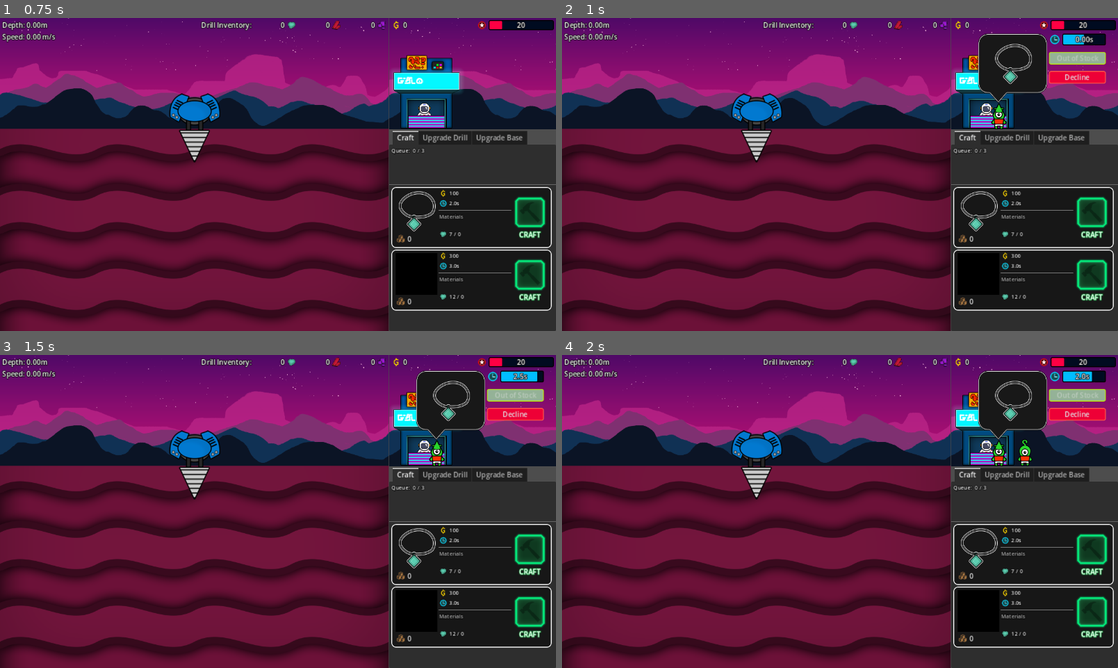
Above: before the commit, frames 1-4 (two rows, left to right).
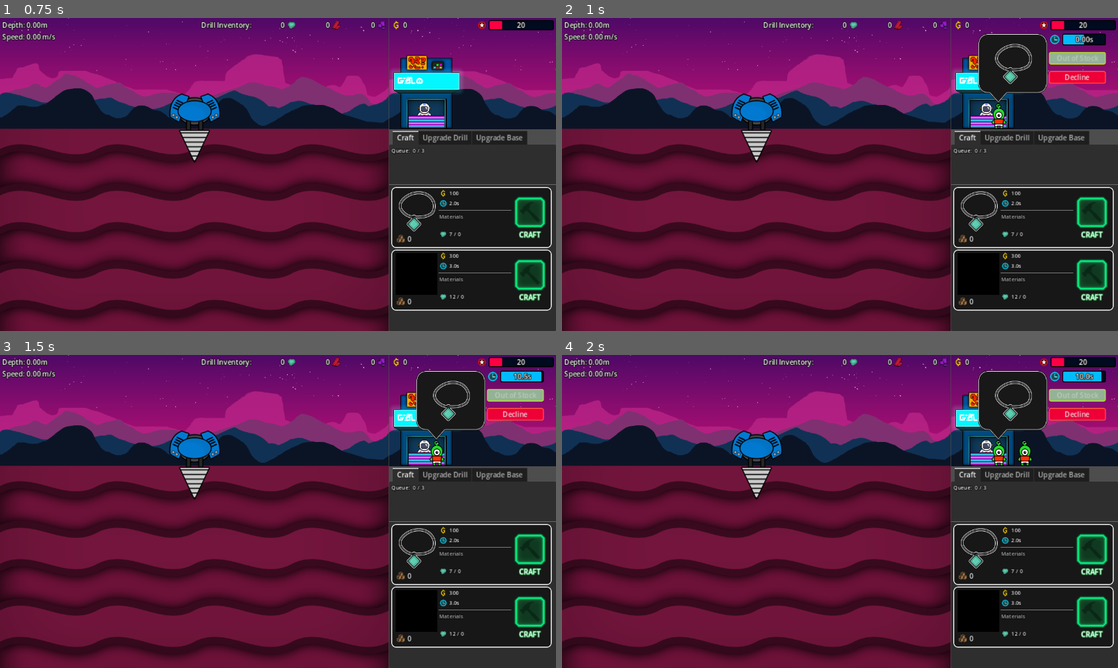
Above: after the commit, the same moments.

Repository: aNotSoCleverName/mechanicore
Game: Godot game, scene res://Main.tscn
The game is run twice, just before and just after one commit, with the same random seed, the same clock (stepped at 60 frames per second) and the same inputs.
Inputs:
- Up to frame 1 (0.75 s): click "Continue" at 0.5 s
- Up to frame 2 (1 s): no input
- Up to frame 3 (1.5 s): click "Continue" at 1.25 s
- Up to frame 4 (2 s): no input

Frame 1 is identical in both runs. In frame 2, less than 0.1% of the frame differs, in the area x 77-80%, y 27-36%; in frame 3, 0.2%; in frame 4, 0.2%, in the area x 77-97%, y 5-36%.

Commit message:
Some Alien body sprites now only appear later in the game

Diff:
--- a/Base/Base.tscn
+++ b/Base/Base.tscn
@@ -13,6 +13,7 @@
 [ext_resource type="Texture2D" uid="uid://ues24mh5krya" path="res://Base/Shop/Reputation.png" id="7_6bvwc"]
 [ext_resource type="StyleBox" uid="uid://dccupfiusww5a" path="res://Global Style/ProgressBar Style - Background.tres" id="9_0082q"]
 [ext_resource type="StyleBox" uid="uid://cpmrxg5w8c1kw" path="res://Global Style/ProgressBar Style - Fill.tres" id="10_fu7ka"]
+[ext_resource type="Script" path="res://Base/Shop/Alien/Alien Body Sprite Manager.gd" id="13_7ykbt"]
 [ext_resource type="LabelSettings" uid="uid://c83ljliopp2nx" path="res://Global Style/Label Style - Outline Size12.tres" id="13_tbq6l"]
 [ext_resource type="Script" path="res://Base/Menu/Craft/Queue/Current Queue Label.gd" id="14_byyfn"]
 [ext_resource type="Script" path="res://Base/Menu/Craft/Queue/Max Queue Label.gd" id="15_4xstl"]
@@ -124,7 +125,10 @@
 position = Vector2(110, 256)
 script = ExtResource("3_qc2vo")
 
-[node name="Timer" type="Timer" parent="Shop/Shop/Queue"]
+[node name="Spawn Timer" type="Timer" parent="Shop/Shop/Queue"]
+
+[node name="Alien Body Sprite Manager" type="Timer" parent="Shop/Shop/Queue"]
+script = ExtResource("13_7ykbt")
 
 [node name="Menu" type="TabContainer" parent="."]
 layout_mode = 2
--- /dev/null
+++ b/Base/Shop/Alien/Alien Body Sprite Manager.gd
@@ -0,0 +1,58 @@
+extends Timer
+class_name AlienBodySpriteManager
+
+### This script adds more body sprite that Aliens can have as time passes
+### The reason is, body sprite affects the Alien's wait time
+### We want body sprite with short wait time to appear later in the game
+
+# Body sprites that can spawn in shop queue
+var bodySprites: Array[Texture2D] = [];
+
+# Key = Body sprite path, value = wait time (sec)
+var waitTimeBasedOnBodySprite: Dictionary = { };
+func _UnlockBodySprites(inWaitTimeBasedOnBodySpriteDict: Dictionary):
+	self.waitTimeBasedOnBodySprite.merge(inWaitTimeBasedOnBodySpriteDict);
+
+	inWaitTimeBasedOnBodySpriteDict.keys().map(
+		func (inBodySpritePath: String):
+			self.bodySprites.append(load(inBodySpritePath) as Texture2D);
+	)
+
+# Key = Minutes that must pass to unlock value (measured from start of game), value = waitTimeBasedOnBodySprite Dictionary
+var _bodySpriteUnlockStages: Dictionary = {
+	5: {
+		"res://Base/Shop/Alien/Sprite/Body/Body3.png": 7,
+		"res://Base/Shop/Alien/Sprite/Body/Body4.png": 8,
+		"res://Base/Shop/Alien/Sprite/Body/Body6.png": 9,
+	},
+	10: {
+		"res://Base/Shop/Alien/Sprite/Body/Body8.png": 3,
+		"res://Base/Shop/Alien/Sprite/Body/Body9.png": 2,
+	},
+}
+var _unlockStage: int = 0;	# Which index to unlock of the above Dictionary
+
+func _ready():
+	self._UnlockBodySprites({
+		"res://Base/Shop/Alien/Sprite/Body/Body1.png": 10,
+		"res://Base/Shop/Alien/Sprite/Body/Body2.png": 12,
+		"res://Base/Shop/Alien/Sprite/Body/Body5.png": 11,
+		"res://Base/Shop/Alien/Sprite/Body/Body7.png": 10,
+	});
+
+	self.wait_time = self._bodySpriteUnlockStages.keys()[self._unlockStage] * 60;
+	self.timeout.connect(
+		func ():
+			self._UnlockBodySprites(self._bodySpriteUnlockStages.values()[self._unlockStage]);
+
+			self._unlockStage += 1;
+			if (self._unlockStage >= self._bodySpriteUnlockStages.size()):
+				self.stop();
+				return;
+
+			var prevStagesWaitTime: float = 0;
+			for i in self._unlockStage:
+				prevStagesWaitTime += self._bodySpriteUnlockStages.keys()[i];
+			self.wait_time = self._bodySpriteUnlockStages.keys()[self._unlockStage] - prevStagesWaitTime;
+	)
+	self.start();
--- a/Base/Shop/Alien/Alien.gd
+++ b/Base/Shop/Alien/Alien.gd
@@ -1,20 +1,7 @@
 extends Node2D
 class_name Alien;
 
-# Key = Body sprite path, value = wait time
-static var waitTimeBasedOnBodySprite: Dictionary = {
-	"res://Base/Shop/Alien/Sprite/Body/Body1.png": 10,
-	"res://Base/Shop/Alien/Sprite/Body/Body2.png": 12,
-	"res://Base/Shop/Alien/Sprite/Body/Body3.png": 7,
-	"res://Base/Shop/Alien/Sprite/Body/Body4.png": 8,
-	"res://Base/Shop/Alien/Sprite/Body/Body5.png": 11,
-	"res://Base/Shop/Alien/Sprite/Body/Body6.png": 9,
-	"res://Base/Shop/Alien/Sprite/Body/Body7.png": 10,
-	"res://Base/Shop/Alien/Sprite/Body/Body8.png": 3,
-	"res://Base/Shop/Alien/Sprite/Body/Body9.png": 2,
-};
-static var bodySprites: Array[Texture2D] = [];
-
+static var _alienBodySpriteManager: AlienBodySpriteManager;
 static var clothesSprites: Array[Texture2D] = [];
 
 static var _base: Base;
@@ -33,12 +20,12 @@
 func _on_tree_entered():
 	UtilityInit.InitArrayFromFiles(Alien.clothesSprites, "res://Base/Shop/Alien/Sprite/Clothes/", ".png", true, false);
 
-	# Initiate body sprite based on wait time
-	if (Alien.bodySprites.size() == 0):
-		Alien.waitTimeBasedOnBodySprite.keys().map(
-			func (inBodySpritePath: String):
-				Alien.bodySprites.append(load(inBodySpritePath) as Texture2D);
-		)
+	if (Alien._alienBodySpriteManager == null):
+		var queue: ShopQueue = self.get_parent();
+		for childNode: Node in queue.get_children():
+			if (childNode is AlienBodySpriteManager):
+				Alien._alienBodySpriteManager = childNode;
+				break;
 
 	if (Alien._base == null):
 		Alien._base = self.find_parent("Base");
@@ -46,9 +33,9 @@
 	self.orderedItem = Alien._base.craftItems.keys()[randi_range(0, Alien._base.craftItems.size() - 1)];
 	$Body.self_modulate = Color.WHITE;	# If waited too long, body modulates to red (handled by other script). Return it to normal color here
 
-	var bodySprite: Texture2D = Alien.bodySprites[randi_range(0, Alien.bodySprites.size() - 1)];
+	var bodySprite: Texture2D = self._alienBodySpriteManager.bodySprites[randi_range(0, self._alienBodySpriteManager.bodySprites.size() - 1)];
 	$Body.texture = bodySprite;
-	self.waitTime = Alien.waitTimeBasedOnBodySprite[bodySprite.resource_path];
+	self.waitTime = self._alienBodySpriteManager.waitTimeBasedOnBodySprite[bodySprite.resource_path];
 
 	$Body/Clothes.texture = Alien.clothesSprites[randi_range(0, Alien.clothesSprites.size() - 1)];
 
--- a/Base/Shop/Queue.gd
+++ b/Base/Shop/Queue.gd
@@ -7,7 +7,7 @@
 var alienQueues: Array[Alien] = [];
 var firstInQueue: Alien;
 
-@onready var _spawnTimer: Timer = $Timer;
+@onready var _spawnTimer: Timer = $"Spawn Timer";
 
 func _ResetSpawnTimer() -> void:
 	#self._spawnTimer.wait_time = randi_range(5, 15);
Not shown: 1 places in Base/Base.tscn that only renumber resources
